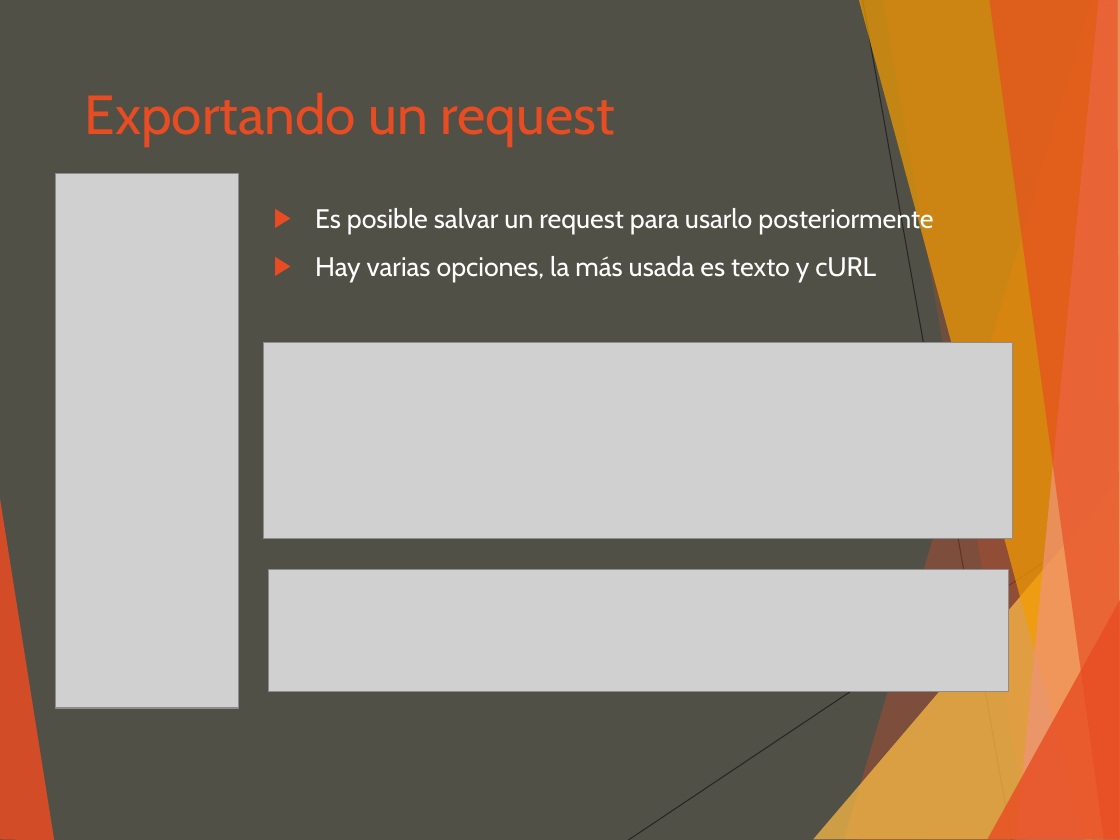
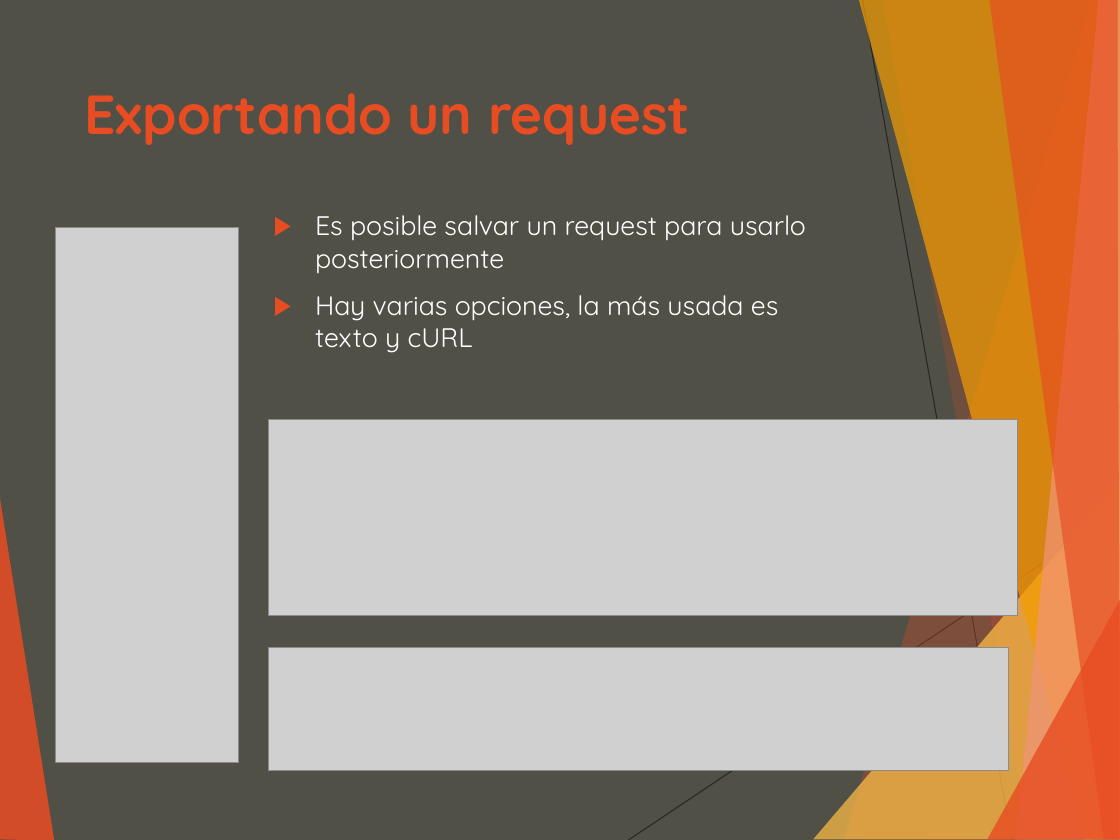
Before and after one commit to luisgepeto/PostmanCourse, a slide deck: slide 14 of Presentacion.ppt. Drawn at 1120x840 pixels with LibreOffice and Linux fonts; fonts in the diff are those of the drawing; grey boxes stand for pictures. Boxes give left, top, right and bottom in pixels: in the first picture for what was removed or moved away, otherwise in the second. Text is boxed around its words. In the diff, an @@ line names an element or a change of style, - is before the commit and + after.

```diff
--- a/Presentacion.ppt
+++ b/Presentacion.ppt
@@ text "Exportando un request" at <box>85,93,690,145</box>: font Cabin to Quicksand, bold on @@
@@ text "Es posible salvar un request ...": place and size @@
-text "Es posible salvar un request ..." at <box>315,206,933,282</box>
+text "Es posible salvar un request ..." at <box>315,215,806,353</box>
@@ text "Es posible salvar un request ..." at <box>315,215,806,353</box>: font Cabin to Quicksand @@
@@ picture: place and size @@
-picture at <box>56,174,239,708</box>
+picture at <box>56,228,239,762</box>
@@ picture: place and size @@
-picture at <box>264,344,1013,540</box>
+picture at <box>268,420,1018,616</box>
@@ picture: place and size @@
-picture at <box>268,569,1008,692</box>
+picture at <box>268,647,1008,770</box>
```
Also in this commit, not shown: 27 other slides changed, 4 other files.
